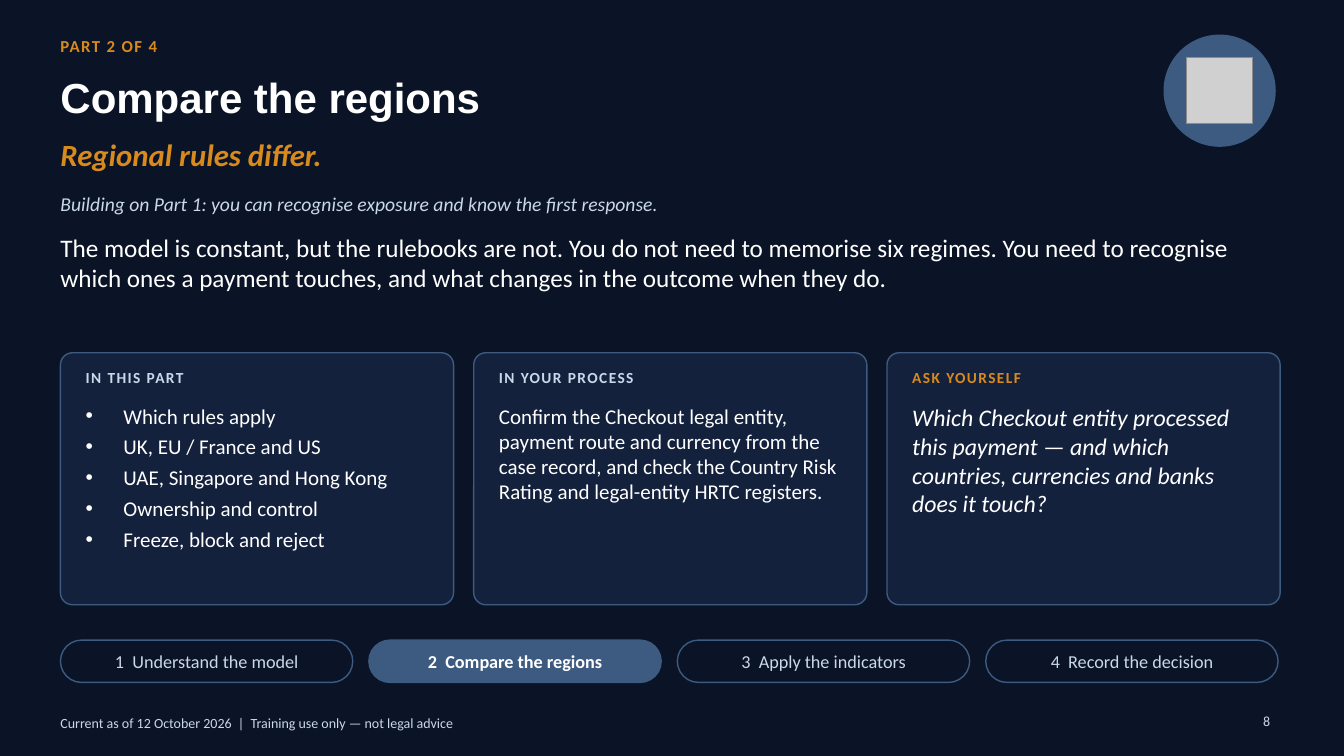
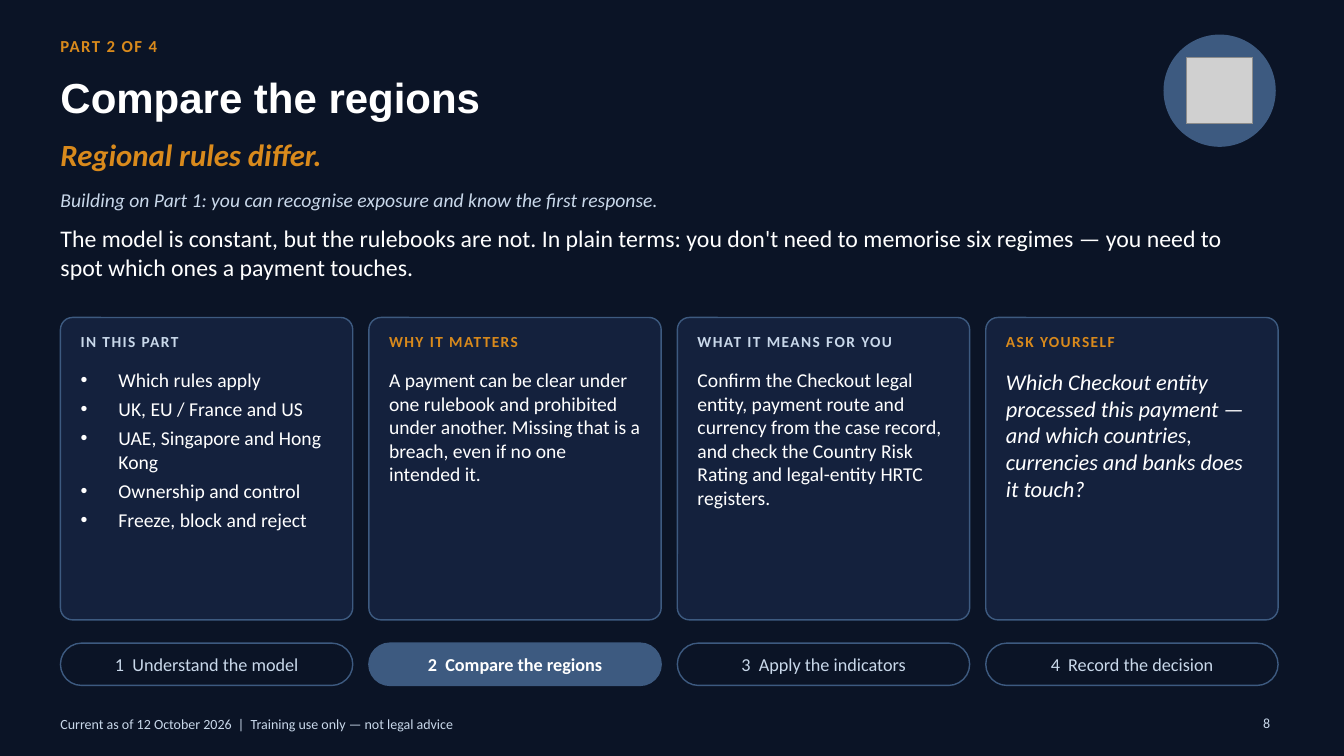
Before and after one commit to danielslonim-art/Screening, a slide deck: slide 8 of training/sanctions-in-practice-2026-10/sanctions-in-practice-analyst-edition.pptx. Drawn at 1344x756 pixels with LibreOffice and Linux fonts; fonts in the diff are those of the drawing; grey boxes stand for pictures. Boxes give left, top, right and bottom in pixels: in the first picture for what was removed or moved away, otherwise in the second. Text is boxed around its words. In the diff, an @@ line names an element or a change of style, - is before the commit and + after.

```diff
--- a/training/sanctions-in-practice-2026-10/sanctions-in-practice-analyst-edition.pptx
+++ b/training/sanctions-in-practice-2026-10/sanctions-in-practice-analyst-edition.pptx
@@ text "Building on Part 1: you ...": place and size @@
-text "Building on Part 1: you ..." at [60, 197, 658, 215]
+text "Building on Part 1: you ..." at [60, 193, 658, 211]
@@ text at [60, 230, 1221, 280]: text changed; size 18 to 17 pt @@
-The model is constant, but the rulebooks are not. You do not need to memorise six regimes. You need to recognise which ones a payment touches, and what changes in the outcome when they do.
+The model is constant, but the rulebooks are not. In plain terms: you don't need to memorise six regimes — you need to spot which ones a payment touches.
@@ rounded rectangle: place and size @@
-rounded rectangle at [60, 353, 454, 605]
+rounded rectangle at [60, 318, 353, 620]
@@ rounded rectangle: place and size @@
-rounded rectangle at [474, 353, 867, 605]
+rounded rectangle at [369, 318, 661, 620]
@@ proportions changed in 3 elements at [60, 318, 353, 620], [369, 318, 661, 620], [678, 318, 970, 620] @@
@@ rounded rectangle: place and size @@
-rounded rectangle at [887, 353, 1280, 605]
+rounded rectangle at [678, 318, 970, 620]
@@ rounded rectangle added at [986, 318, 1278, 620], fill #14213D, outline #3D5A80 1 pt @@
@@ text "IN THIS PART": place and size @@
-text "IN THIS PART" at [86, 373, 184, 383]
+text "IN THIS PART" at [81, 337, 179, 347]
@@ text at [389, 337, 443, 347]: text changed; text colour #C9D8EA to #D98A1C @@
-IN YOUR PROCESS
+WHY IT MATTERS
@@ text added at [697, 337, 892, 347], 11 pt, text #C9D8EA, bold @@
+WHAT IT MEANS FOR YOU
@@ text "ASK YOURSELF": place and size @@
-text "ASK YOURSELF" at [912, 373, 1021, 383]
+text "ASK YOURSELF" at [1006, 337, 1115, 347]
@@ text "Which rules apply": place and size @@
-text "Which rules apply" at [123, 409, 387, 551]
+text "Which rules apply" at [118, 373, 321, 531]
@@ text "Which rules apply" at [118, 373, 321, 531]: size 15 to 14 pt @@
@@ text added at [389, 373, 640, 481], 14 pt, text #FFFFFF @@
+A payment can be clear under one rulebook and prohibited under another. Missing that is a breach, even if no one intended it.
@@ text "Confirm the Checkout legal entity, ..." at [697, 373, 942, 509]: size 15 to 14 pt @@
@@ text "Confirm the Checkout legal entity, ...": place and size @@
-text "Confirm the Checkout legal entity, ..." at [499, 409, 837, 503]
+text "Confirm the Checkout legal entity, ..." at [697, 373, 942, 509]
@@ text "Which Checkout entity processed this ...": place and size @@
-text "Which Checkout entity processed this ..." at [912, 409, 1229, 512]
+text "Which Checkout entity processed this ..." at [1006, 374, 1243, 497]
@@ text "Which Checkout entity processed this ..." at [1006, 374, 1243, 497]: size 17 to 16 pt @@
```
Also in this commit, not shown: 23 other slides changed, 2 other files.
